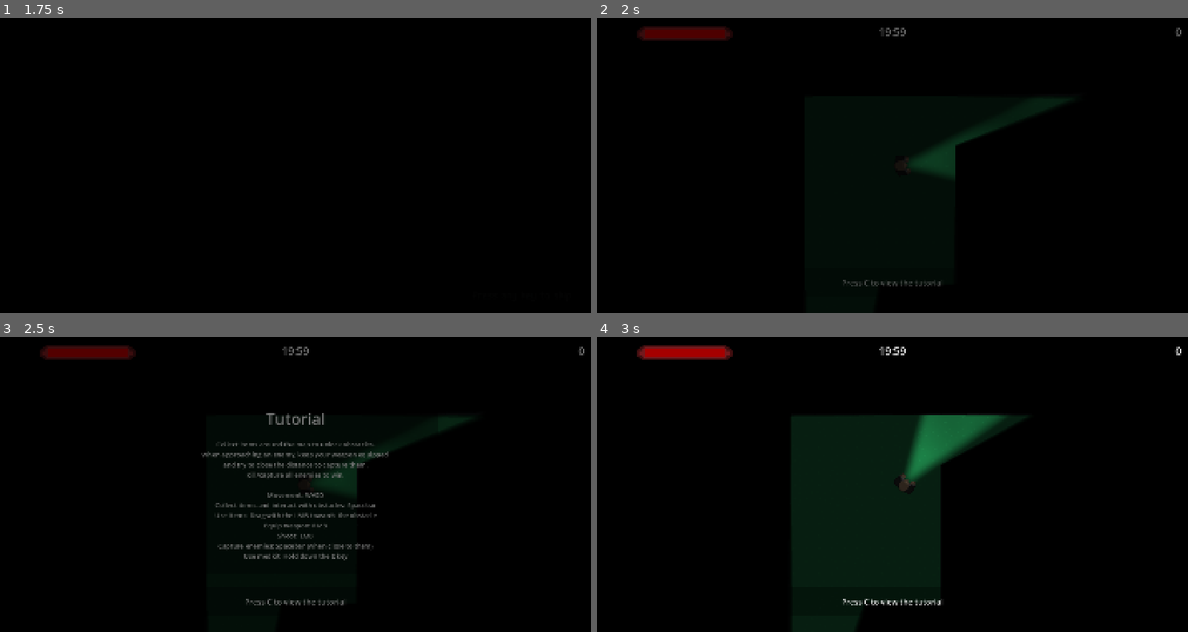
Above: before the commit, frames 1-4 (two rows, left to right).
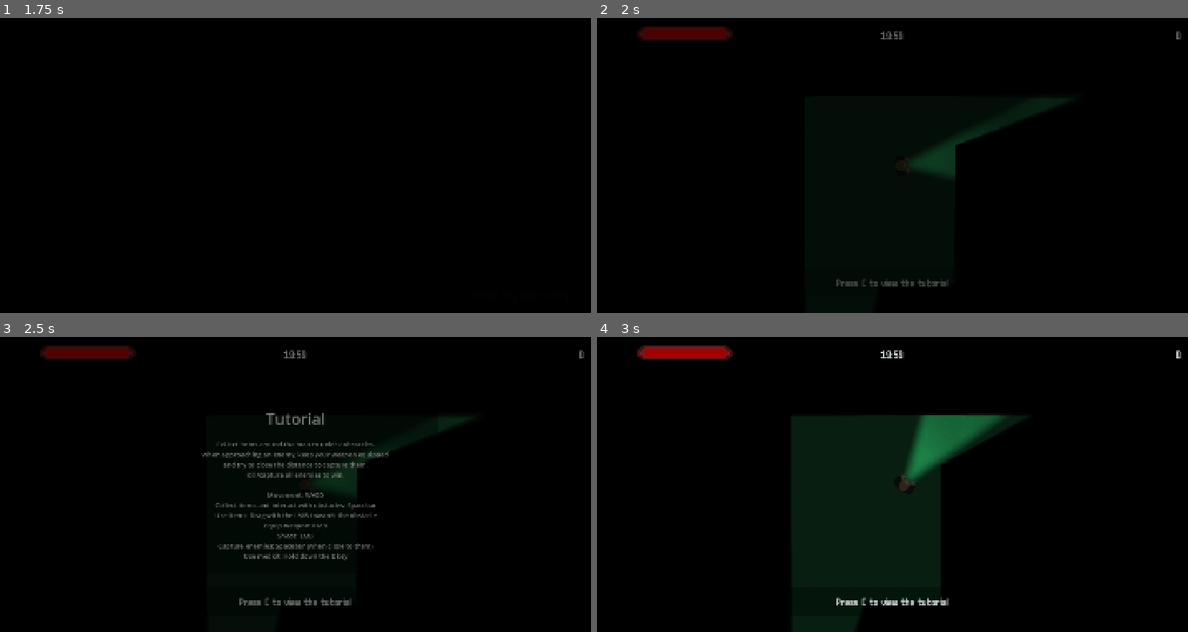
Above: after the commit, the same moments.

Repository: AltairGameStudio/Godot-Wild-Jam-93-Team-1
Game: Godot game, scene res://scenes/main_menu.tscn
Same seed, same stepped clock (60 frames per second), same inputs: the game is played once before the commit and once after it. The engine's default icon, where the game draws it, is replaced by a stand-in: a white triangle on a blue panel in a dark square. Sound files missing from this copy of the repository are replaced by a short silence.
Inputs (mouse positions are in pixels of both pictures, inside the frame that each line leads up to):
- Up to frame 1 (1.75 s): click "Play" at 0.5 s; tap Enter (ui_accept) at 1.25, 1.52 s; move the mouse to (425, 150) at 1.27 s; hold D (ui_right) from 1.28 s (still down); hold Right mouse button (equip) from 1.28 s (still down); click (425, 150) at 1.42 s
- Up to frame 2 (2 s): keep holding D (ui_right); keep holding Right mouse button (equip)
- Up to frame 3 (2.5 s): release D (ui_right) at 2 s; release Right mouse button (equip) at 2 s; tap C (open_controls) at 2 s; drag from (177, 499) to (319, 481) at 2.02 s
- Up to frame 4 (3 s): tap C (open_controls) at 2.75 s; move the mouse to (951, 419) at 2.77 s; hold D (ui_right) from 2.78 s (still down); hold Space (interact) from 2.78 s (still down)

Frame 1 is identical in both runs. In frame 2, 0.3% of the frame differs, in the area x 40-99%, y 3-91%; in frame 3, 0.4%; in frame 4, 0.5%.

Commit message:
Adicionando fonte no HUD

Diff:
--- a/scenes/hud.tscn
+++ b/scenes/hud.tscn
@@ -4,6 +4,7 @@
 [ext_resource type="Texture2D" uid="uid://cp100m3062y3f" path="res://icon.svg" id="1_oo0fn"]
 [ext_resource type="Script" uid="uid://dcsp1ejnyytv5" path="res://scripts/inventory_slot.gd" id="2_5ysmq"]
 [ext_resource type="Script" uid="uid://bd8lnpyuh3kdf" path="res://scripts/time_label.gd" id="4_6fi6k"]
+[ext_resource type="FontFile" uid="uid://bkjxav41bwaqg" path="res://assets/ui/m6x11plus.ttf" id="4_qkknv"]
 [ext_resource type="Script" uid="uid://j86o5lumxsmj" path="res://scripts/dialog_box.gd" id="5_uo2fv"]
 [ext_resource type="Texture2D" uid="uid://2bpeqmg010hd" path="res://assets/ui/scrollbar_future_grey.png" id="6_3swnk"]
 [ext_resource type="PackedScene" uid="uid://buuujl3ct1quy" path="res://scenes/game_over_screen.tscn" id="6_5pdws"]
@@ -16,6 +17,21 @@
 [ext_resource type="PackedScene" uid="uid://c80muikrdyo2v" path="res://scenes/victory_sequence.tscn" id="13_5n1hp"]
 [ext_resource type="Script" uid="uid://7ecgjbk4muo" path="res://scripts/controls_screen.gd" id="14_eld54"]
 
+[sub_resource type="LabelSettings" id="LabelSettings_uxdf7"]
+font = ExtResource("4_qkknv")
+font_size = 40
+font_color = Color(0.81960785, 0.84705883, 0.8352941, 1)
+
+[sub_resource type="LabelSettings" id="LabelSettings_5357l"]
+font = ExtResource("4_qkknv")
+font_size = 40
+font_color = Color(0.81960785, 0.84705883, 0.8352941, 1)
+
+[sub_resource type="LabelSettings" id="LabelSettings_qkknv"]
+font = ExtResource("4_qkknv")
+font_size = 35
+font_color = Color(0.81960785, 0.84705883, 0.8352941, 1)
+
 [sub_resource type="StyleBoxFlat" id="StyleBoxFlat_5pdws"]
 bg_color = Color(0.69411767, 0, 0, 1)
 
@@ -188,12 +204,13 @@
 anchors_preset = 5
 anchor_left = 0.5
 anchor_right = 0.5
-offset_left = -20.0
-offset_top = 20.0
-offset_right = 20.0
-offset_bottom = 65.0
+offset_left = -34.5
+offset_top = 33.0
+offset_right = 34.5
+offset_bottom = 78.0
 grow_horizontal = 2
 theme_override_font_sizes/font_size = 32
+label_settings = SubResource("LabelSettings_uxdf7")
 script = ExtResource("4_6fi6k")
 
 [node name="PointsLabel" type="Label" parent="." unique_id=1912080565]
@@ -201,12 +218,13 @@
 anchor_left = 1.0
 anchor_right = 1.0
 offset_left = -100.0
-offset_top = 20.0
+offset_top = 33.0
 offset_right = -20.0
-offset_bottom = 65.0
+offset_bottom = 78.0
 grow_horizontal = 0
 theme_override_font_sizes/font_size = 32
 text = "0"
+label_settings = SubResource("LabelSettings_5357l")
 horizontal_alignment = 2
 
 [node name="DialogBox" type="ColorRect" parent="." unique_id=844776305]
@@ -236,6 +254,7 @@
 offset_right = -20.0
 offset_bottom = -20.0
 theme_override_font_sizes/font_size = 24
+label_settings = SubResource("LabelSettings_qkknv")
 horizontal_alignment = 1
 vertical_alignment = 1
 autowrap_mode = 3
